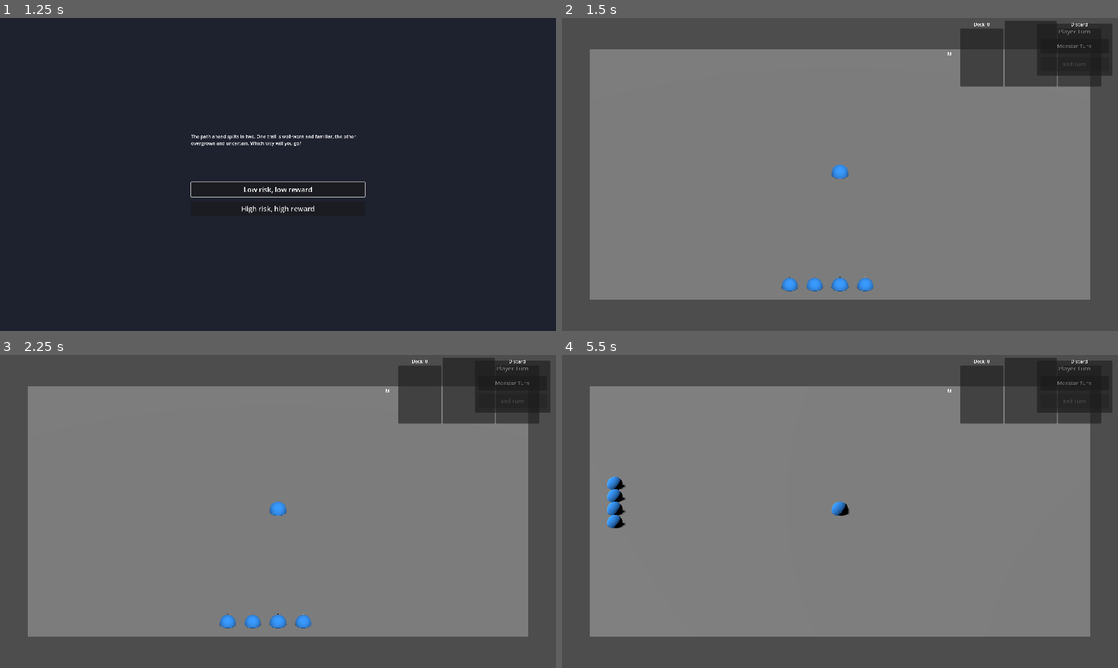
Above: before the commit, frames 1-4 (two rows, left to right).
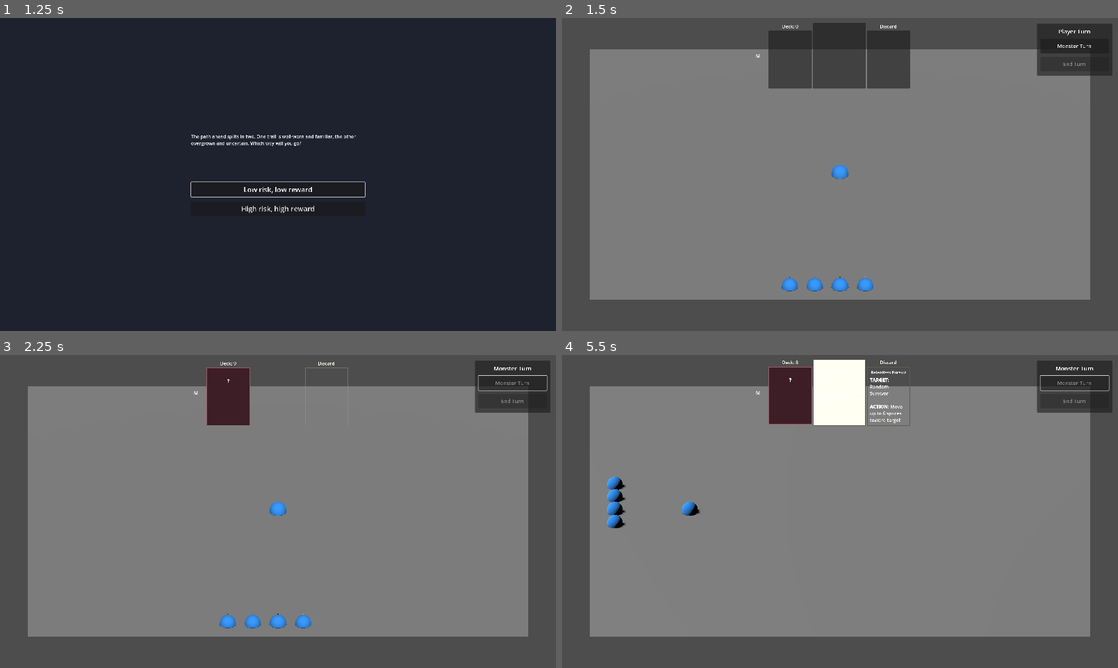
Above: after the commit, the same moments.

Repository: aartcmeijer-hash/silt-2
Game: Godot game, scene res://scenes/menus/main_menu.tscn
Same seed, same stepped clock (60 frames per second), same inputs: the game is played once before the commit and once after it.
Inputs:
- Up to frame 1 (1.25 s): click "Play" at 0.5 s
- Up to frame 2 (1.5 s): click "Low risk, low reward" at 1.25 s
- Up to frame 3 (2.25 s): click "Monster Turn" at 2 s
- Up to frame 4 (5.5 s): tap Enter at 2.75 s; hold E (rotate_right) 2.78-3.53 s; hold Q (rotate_left) 3.53-4.28 s; hold E (rotate_right) from 4.28 s (still down); tap Space at 5 s

Frame 1 is identical in both runs. In frame 2, 8.1% of the frame differs, in the area x 34-97%, y 0-23%; in frame 3, 4.8%; in frame 4, 7.4%.

Commit message:
fix: reposition monster deck UI to top-center
Move deck UI from top-right to top-center to avoid overlap with turn controls. Turn controls remain on the right side.

Co-Authored-By: Claude Sonnet 4.5 <noreply@anthropic.com>

Diff:
--- a/scenes/game/ui/monster_deck_ui.tscn
+++ b/scenes/game/ui/monster_deck_ui.tscn
@@ -4,12 +4,15 @@
 
 [node name="MonsterDeckUI" type="Control"]
 layout_mode = 3
-anchors_preset = 1
-anchor_left = 1.0
-anchor_right = 1.0
-offset_left = -600.0
-grow_horizontal = 0
-custom_minimum_size = Vector2(600, 400)
+anchors_preset = 5
+anchor_left = 0.5
+anchor_right = 0.5
+offset_left = -300.0
+offset_top = 10.0
+offset_right = 300.0
+offset_bottom = 250.0
+grow_horizontal = 2
+custom_minimum_size = Vector2(600, 240)
 script = ExtResource("1")
 
 [node name="MarginContainer" type="MarginContainer" parent="."]
